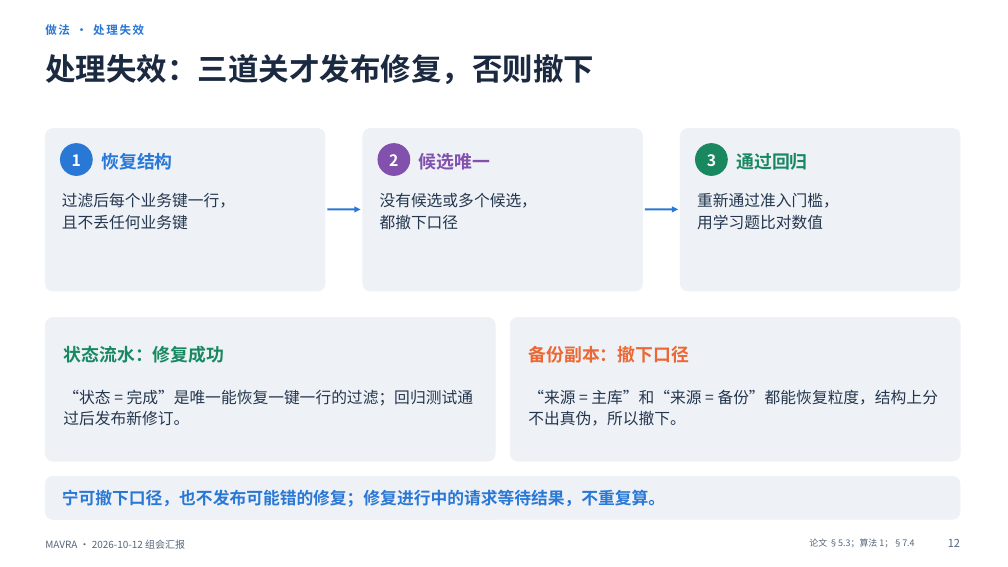
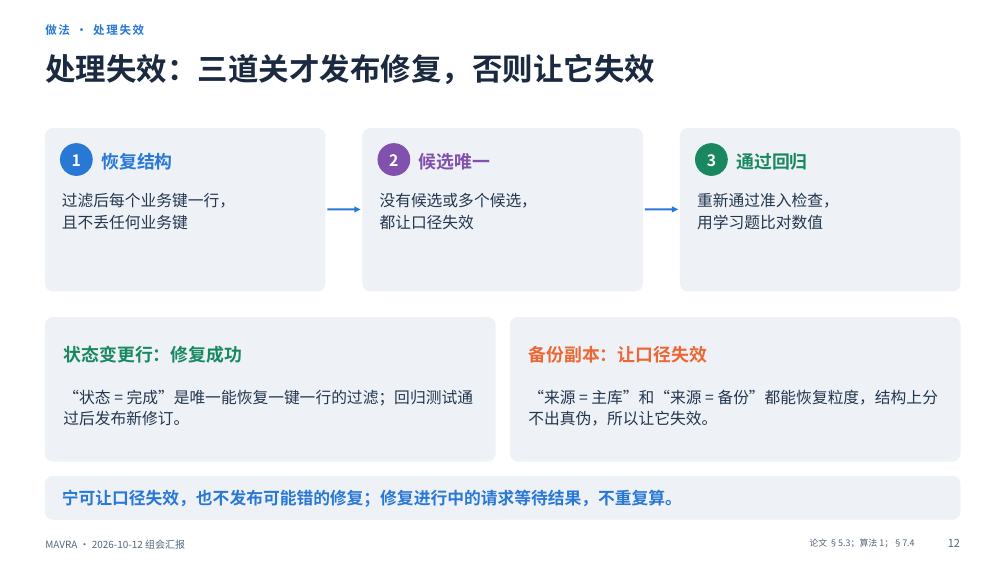
Before and after one commit to mmmttt000045/agent4db-adapter, a slide deck: slide 12 of docs/mavra-report-2026-10-12.pptx. Drawn at 1008x567 pixels with LibreOffice and Linux fonts; fonts in the diff are those of the drawing. Boxes give left, top, right and bottom in pixels: in the first picture for what was removed or moved away, otherwise in the second. Text is boxed around its words. In the diff, an @@ line names an element or a change of style, - is before the commit and + after.

```diff
--- a/docs/mavra-report-2026-10-12.pptx
+++ b/docs/mavra-report-2026-10-12.pptx
@@ text at (x1=45, y1=54, x2=655, y2=84): text changed @@
-处理失效：三道关才发布修复，否则撤下
+处理失效：三道关才发布修复，否则让它失效
@@ text at (x1=697, y1=193, x2=839, y2=208): text changed @@
-重新通过准入门槛，
+重新通过准入检查，
@@ text at (x1=380, y1=215, x2=474, y2=230): text changed @@
-都撤下口径
+都让口径失效
@@ text at (x1=64, y1=345, x2=243, y2=363): text changed @@
-状态流水：修复成功
+状态变更行：修复成功
@@ text at (x1=528, y1=346, x2=707, y2=363): text changed @@
-备份副本：撤下口径
+备份副本：让口径失效
@@ text at (x1=528, y1=389, x2=938, y2=426): text changed @@
-“来源 = 主库”和“来源 = 备份”都能恢复粒度，结构上分不出真伪，所以撤下。
+“来源 = 主库”和“来源 = 备份”都能恢复粒度，结构上分不出真伪，所以让它失效。
@@ text at (x1=62, y1=489, x2=682, y2=507): text changed @@
-宁可撤下口径，也不发布可能错的修复；修复进行中的请求等待结果，不重复算。
+宁可让口径失效，也不发布可能错的修复；修复进行中的请求等待结果，不重复算。
```
Also in this commit, not shown: 22 other slides changed, 2 other files.
